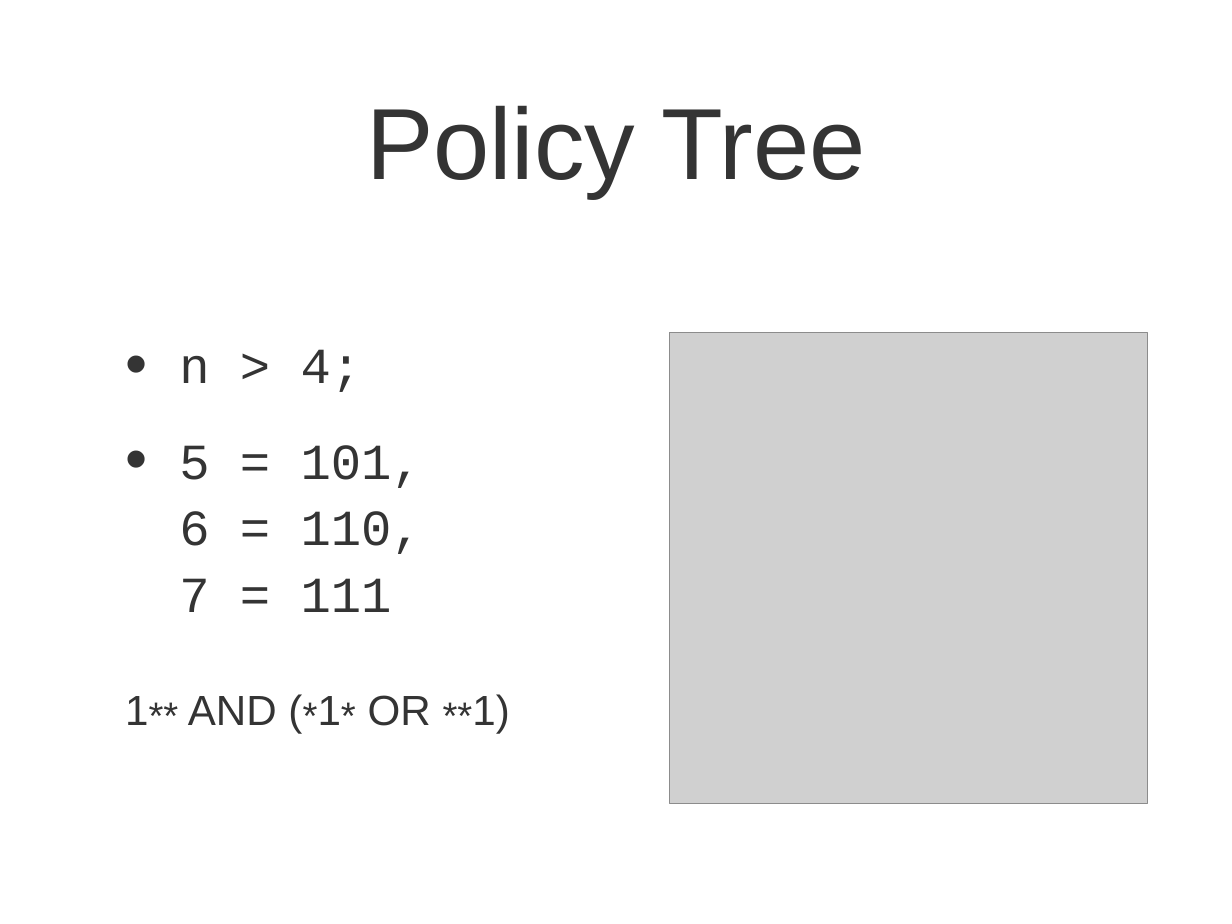
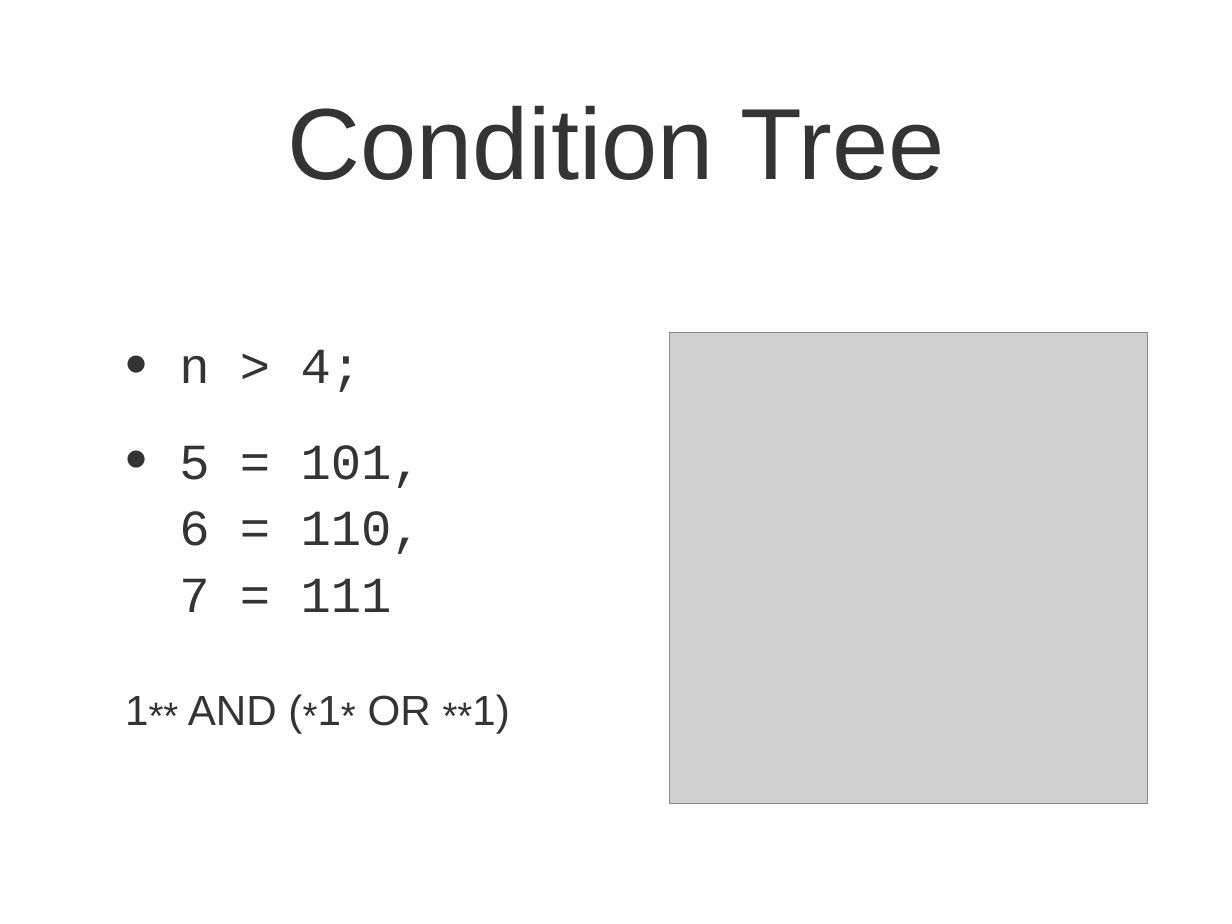
Before and after one commit to rexos/rexos.github.io, a slide deck: slide 16 of presentation.ppt (slide 15 before the commit). Drawn at 1232x924 pixels with LibreOffice and Linux fonts; fonts in the diff are those of the drawing; grey boxes stand for pictures. Boxes give left, top, right and bottom in pixels: in the first picture for what was removed or moved away, otherwise in the second. Text is boxed around its words. In the diff, an @@ line names an element or a change of style, - is before the commit and + after.

```diff
--- a/presentation.ppt
+++ b/presentation.ppt
@@ title at [287, 105, 944, 180]: text changed @@
-Policy Tree
+Condition Tree
```
Also in this commit, not shown: 7 other slides changed, 3 slides added, 2 slides removed.
